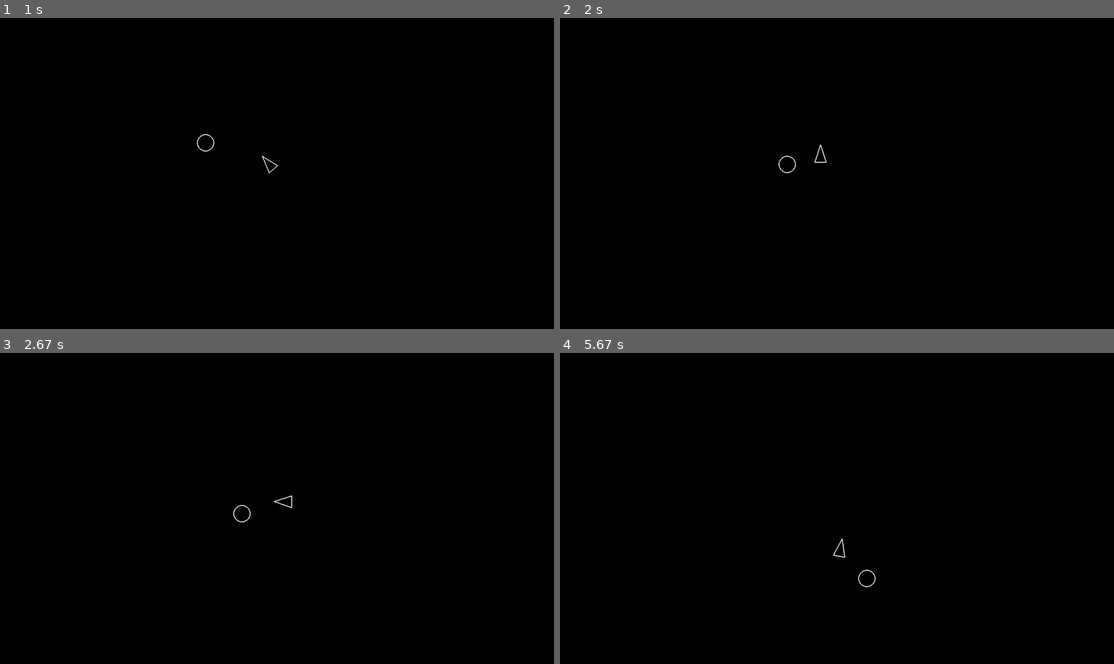
Above: before the commit, frames 1-4 (two rows, left to right).
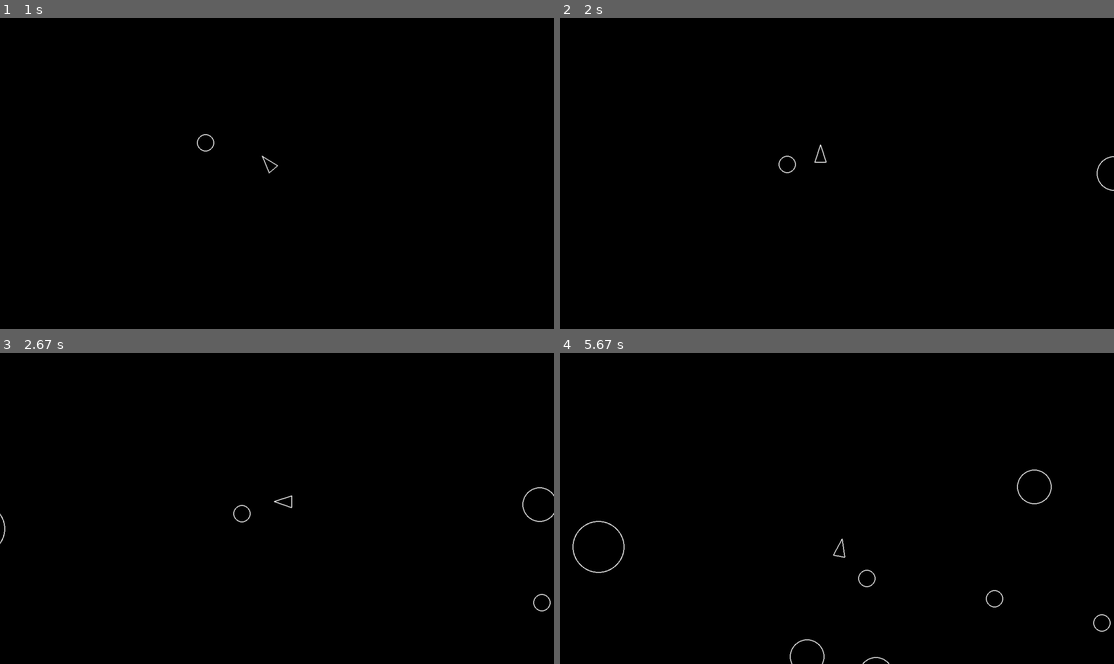
Above: after the commit, the same moments.

Repository: jelars77/asteroids
Game: pygame game, started from main.py
The game is run twice, just before and just after one commit, with the same random seed, the same clock (stepped at 60 frames per second) and the same inputs.
Inputs:
- Up to frame 1 (1 s): hold D 0.33-0.8 s; hold W from 0.83 s (still down)
- Up to frame 2 (2 s): release W at 1.13 s; hold D 1.17-1.63 s; hold A from 1.67 s (still down)
- Up to frame 3 (2.67 s): release A at 2.2 s; hold S 2.23-2.53 s; hold A from 2.57 s (still down)
- Up to frame 4 (5.67 s): release A at 2.97 s; hold W 3-3.37 s; hold D 3.4-4.03 s; hold S 4.07-4.43 s; hold A 4.47-4.93 s; hold D 4.97-5.43 s; hold W from 5.47 s (still down)

Frame 1 is identical in both runs. In frame 2, less than 0.1% of the frame differs, in the area x 96-100%, y 44-56%; in frame 3, 0.1%; in frame 4, 0.4%, in the area x 2-100%, y 37-100%.

Commit message:
Created asteroidfield.py to continuosly spawn multiple asteroid objects and integrated into the main.py file

Diff:
--- /dev/null
+++ b/asteroidfield.py
@@ -0,0 +1,58 @@
+import pygame
+import random
+from asteroid import Asteroid
+from constants import *
+
+
+class AsteroidField(pygame.sprite.Sprite):
+    edges = [
+        [
+            pygame.Vector2(1, 0),
+            lambda y: pygame.Vector2(-ASTEROID_MAX_RADIUS, y * SCREEN_HEIGHT),
+        ],
+        [
+            pygame.Vector2(-1, 0),
+            lambda y: pygame.Vector2(
+                SCREEN_WIDTH + ASTEROID_MAX_RADIUS, y * SCREEN_HEIGHT
+            ),
+        ],
+        [
+            pygame.Vector2(0, 1),
+            lambda x: pygame.Vector2(x * SCREEN_WIDTH, -ASTEROID_MAX_RADIUS),
+        ],
+        [
+            pygame.Vector2(0, -1),
+            lambda x: pygame.Vector2(
+                x * SCREEN_WIDTH, SCREEN_HEIGHT + ASTEROID_MAX_RADIUS
+            ),
+        ],
+    ]
+
+    def __init__(self, updatable, drawable, asteroids_group):
+        pygame.sprite.Sprite.__init__(self)
+        self.spawn_timer = 0.0
+        self.updatable = updatable
+        self.drawable = drawable
+        self.asteroids_group = asteroids_group
+
+
+    def spawn(self, radius, position, velocity):
+        asteroid = Asteroid(position.x, position.y, radius, velocity)
+        asteroid.velocity = velocity
+        self.updatable.add(asteroid)
+        self.drawable.add(asteroid)
+        self.asteroids_group.add(asteroid)
+
+    def update(self, dt):
+        self.spawn_timer += dt
+        if self.spawn_timer > ASTEROID_SPAWN_RATE:
+            self.spawn_timer = 0
+
+            # spawn a new asteroid at a random edge
+            edge = random.choice(self.edges)
+            speed = random.randint(40, 100)
+            velocity = edge[0] * speed
+            velocity = velocity.rotate(random.randint(-30, 30))
+            position = edge[1](random.uniform(0, 1))
+            kind = random.randint(1, ASTEROID_KINDS)
+            self.spawn(ASTEROID_MIN_RADIUS * kind, position, velocity)
--- a/main.py
+++ b/main.py
@@ -2,24 +2,29 @@
 from constants import *
 from player import Player
 from asteroid import Asteroid
+from asteroidfield import AsteroidField
 
 def main():
     pygame.init()
     clock = pygame.time.Clock()
     print("Starting asteroids!")
-    print("Screen width:", SCREEN_WIDTH)
-    print("Screen height:", SCREEN_HEIGHT)
     screen = pygame.display.set_mode((SCREEN_WIDTH, SCREEN_HEIGHT))
 
     updatable = pygame.sprite.Group()
     drawable = pygame.sprite.Group()
     asteroids_group = pygame.sprite.Group()
-
+    asteroid_field = AsteroidField(updatable, drawable, asteroids_group)
+    updatable.add(asteroid_field)
     Player.containers = (updatable, drawable)
 
     player = Player(SCREEN_WIDTH / 2, SCREEN_HEIGHT / 2, PLAYER_RADIUS)
 
-    asteroid = Asteroid(SCREEN_WIDTH / 3, SCREEN_HEIGHT / 3, 20, (50, 50))
+    initial_velocity = pygame.Vector2(50, 50)
+
+    # Create the asteroid with the initial velocity
+    asteroid = Asteroid(SCREEN_WIDTH / 3, SCREEN_HEIGHT / 3, 20, initial_velocity)
+
+    # Add the asteroid to the respective groups
     asteroids_group.add(asteroid)
     updatable.add(asteroid)
     drawable.add(asteroid)
